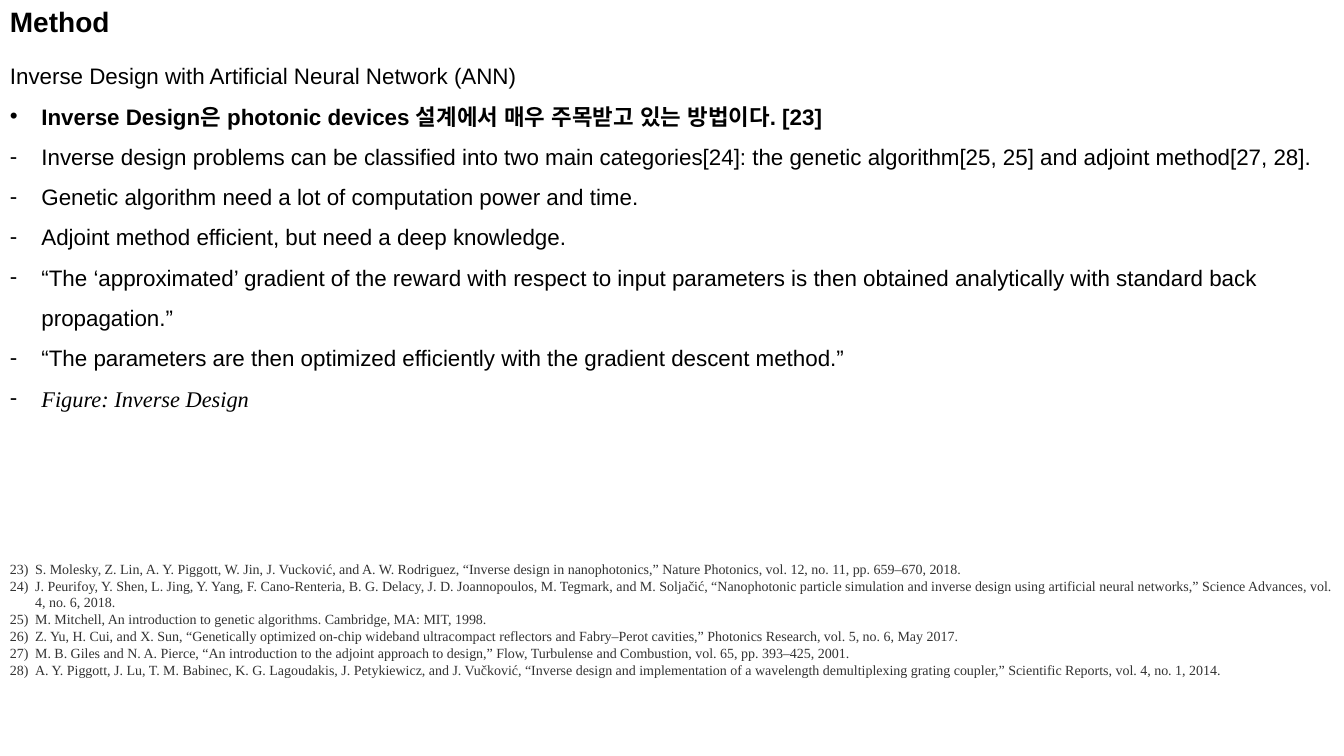
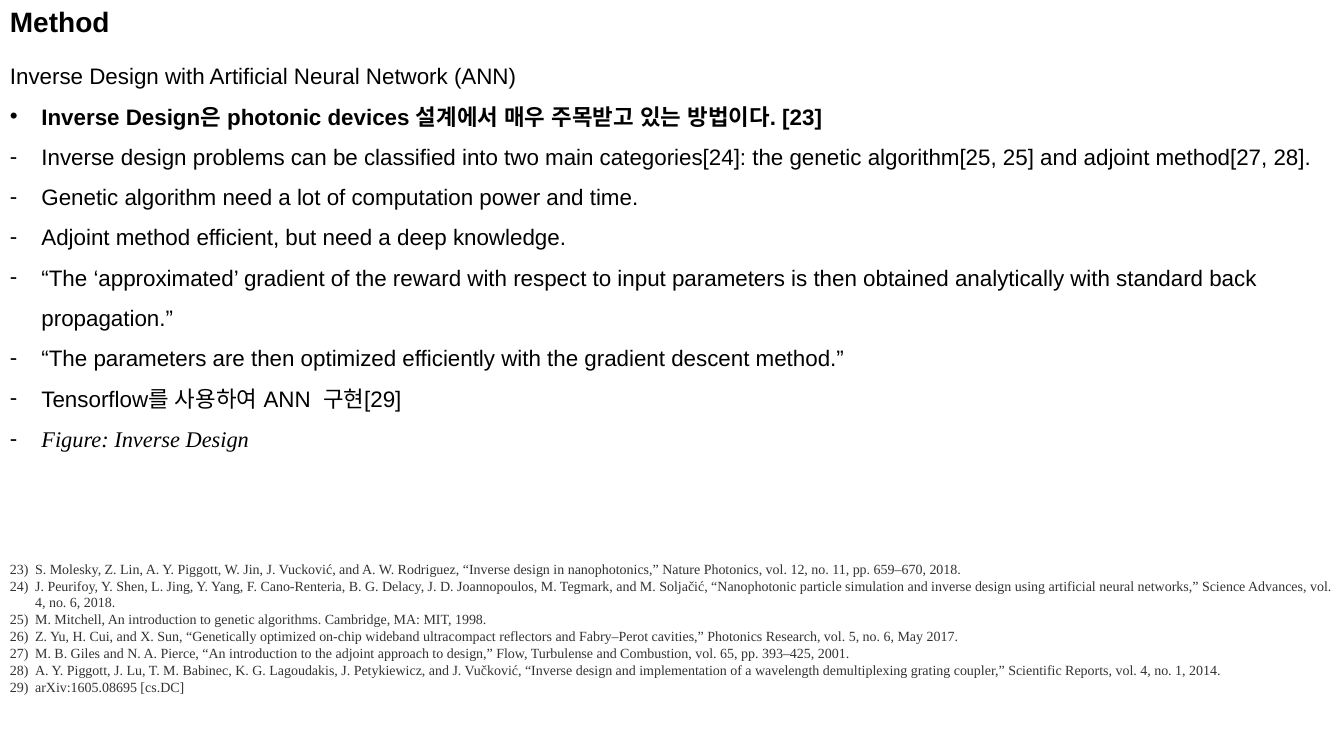
Before and after one commit to jglee96/NBTP_Lab, a slide deck: slide 7 of 개인/석사학위논문/Thesis Preparation.pptx. Drawn at 1344x756 pixels with LibreOffice and Linux fonts; fonts in the diff are those of the drawing. Boxes give left, top, right and bottom in pixels: in the first picture for what was removed or moved away, otherwise in the second. Text is boxed around its words. In the diff, an @@ line names an element or a change of style, - is before the commit and + after.

```diff
--- a/개인/석사학위논문/Thesis Preparation.pptx
+++ b/개인/석사학위논문/Thesis Preparation.pptx
@@ text at (41, 388, 401, 412): paragraph added @@
+– Tensorflow를 사용하여 ANN 구현[29]
@@ text at (35, 682, 184, 694): paragraph added @@
+29) arXiv:1605.08695 [cs.DC]
```
Also in this commit, not shown: 6 other slides changed, 1 slide added, 1 slide removed, 1 other file.
